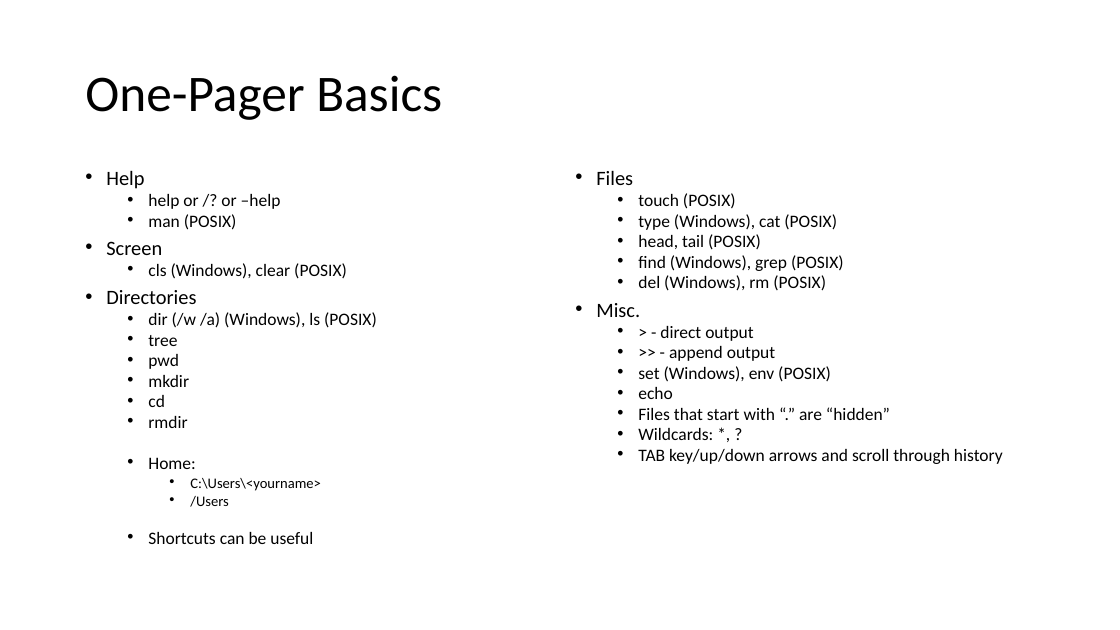
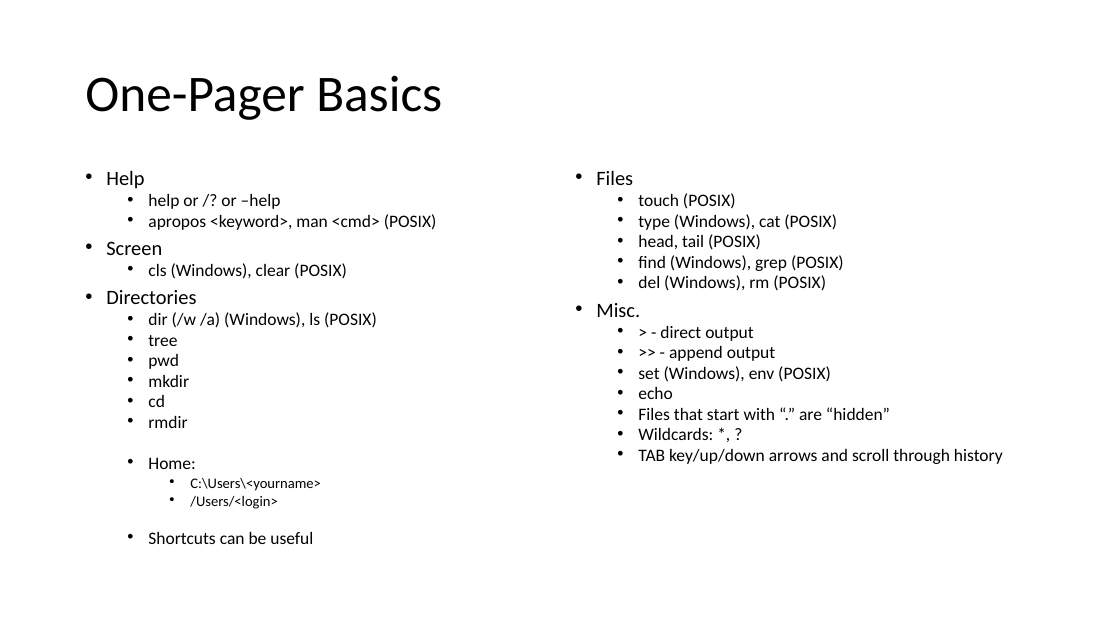
Before and after one commit to jpuopolo-wit/comp1050-lectures, a slide deck: slide 5 of command-line-basics.pptx. Drawn at 1120x630 pixels with LibreOffice and Linux fonts; fonts in the diff are those of the drawing. Boxes give left, top, right and bottom in pixels: in the first picture for what was removed or moved away, otherwise in the second. Text is boxed around its words. In the diff, an @@ line names an element or a change of style, - is before the commit and + after.

```diff
--- a/command-line-basics.pptx
+++ b/command-line-basics.pptx
@@ text at <box>148,214,437,230</box>: text changed @@
-  • man (POSIX)
+  • apropos <keyword>, man <cmd> (POSIX)
@@ text at <box>190,496,277,509</box>: text changed @@
-    • /Users
+    • /Users/<login>
```
Also in this commit, not shown: 2 other files.
